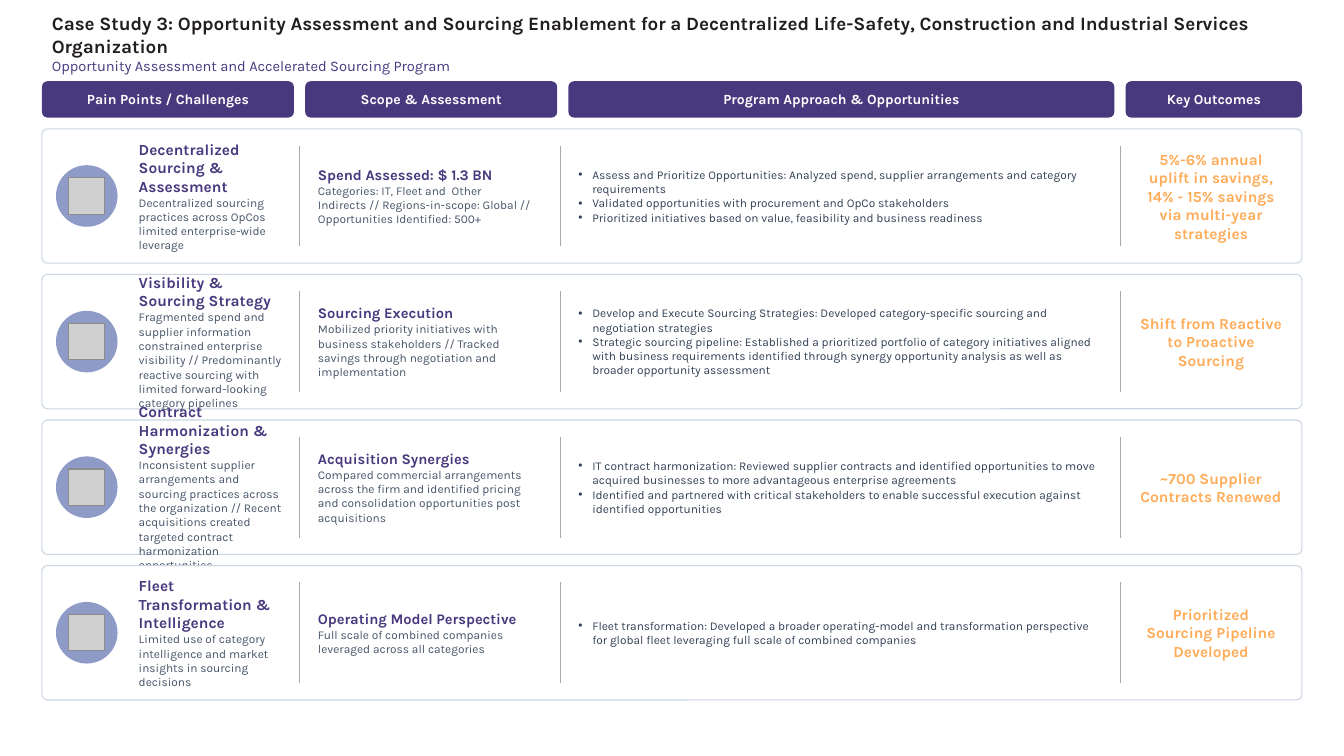
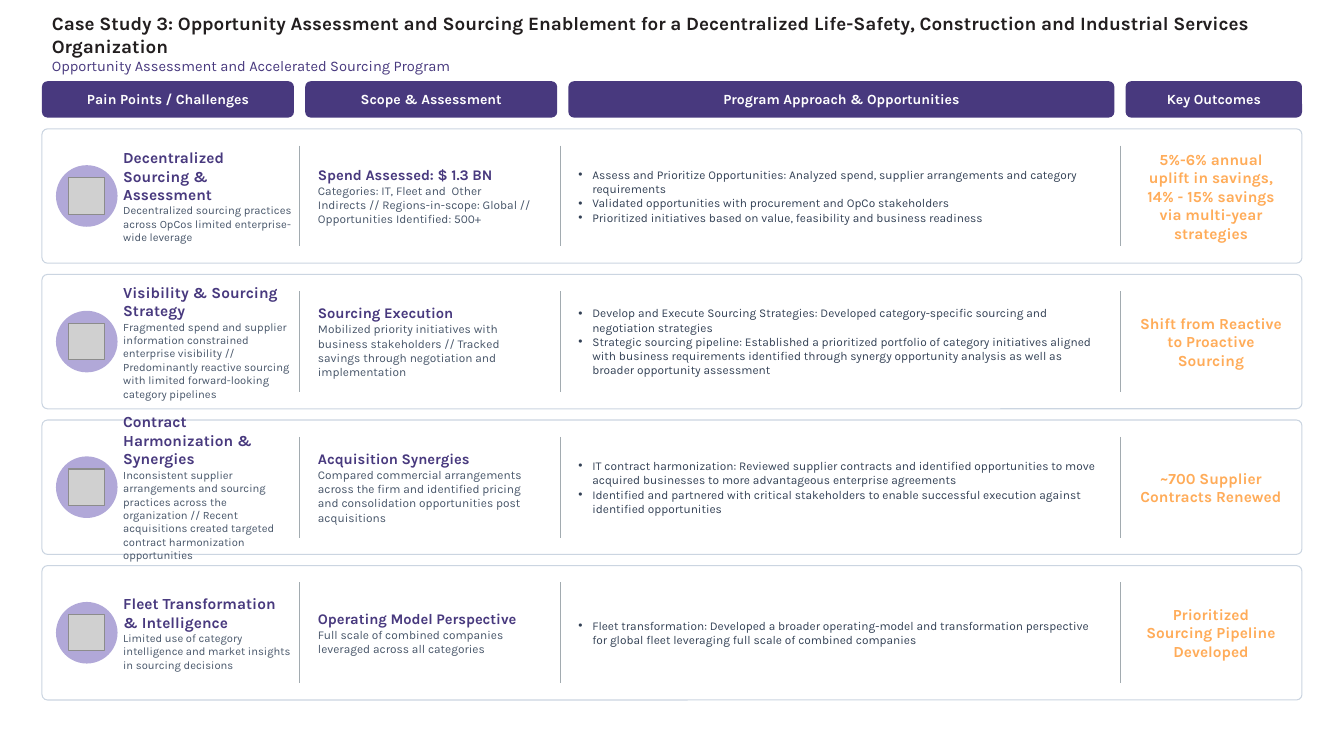
Before and after one commit to Yash-Jadhav-GD/AutoDesigner, a slide deck: slide 4 of AutoDesigner/Design tester new_formatted.pptx. Drawn at 1344x756 pixels with LibreOffice and Linux fonts; fonts in the diff are those of the drawing; grey boxes stand for pictures. Boxes give left, top, right and bottom in pixels: in the first picture for what was removed or moved away, otherwise in the second. Text is boxed around its words. In the diff, an @@ line names an element or a change of style, - is before the commit and + after.

```diff
--- a/AutoDesigner/Design tester new_formatted.pptx
+++ b/AutoDesigner/Design tester new_formatted.pptx
@@ text at (123,206,292,244): size 8.5 to 8 pt in "Decentralized sourcing practices across OpCos limited enterp ..." @@
@@ text at (123,323,289,401): size 8.5 to 8 pt in "Fragmented spend and supplier information constrained enterp ..." @@
@@ text at (123,471,274,562): size 8.5 to 8 pt in "Inconsistent supplier arrangements and sourcing practices ac ..." @@
@@ fill #8F9BC7 to #B1A8D8 in 4 elements at (56,165,118,227), (56,311,118,372), (56,457,118,518), (56,602,118,663) @@
@@ text at (123,634,291,672): size 8.5 to 8 pt in "Limited use of category intelligence and market ..." @@
```
Also in this commit, not shown: 3 other slides changed, 1 other file.
